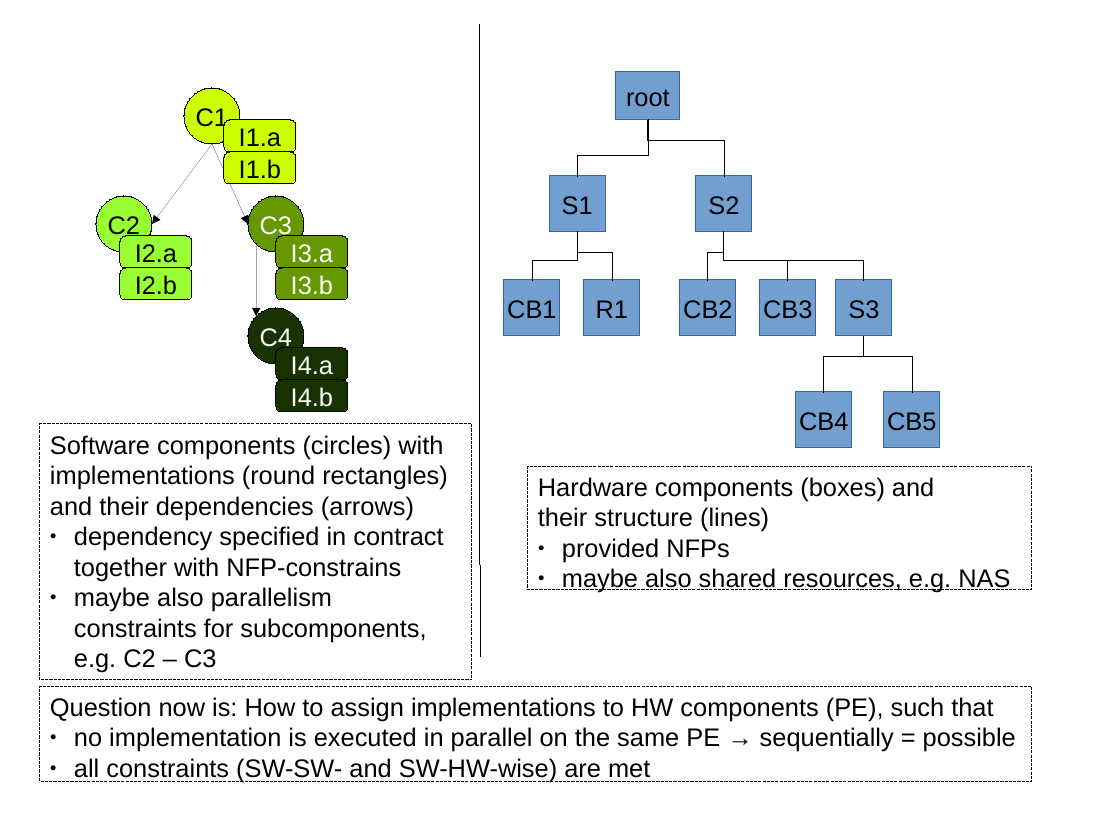
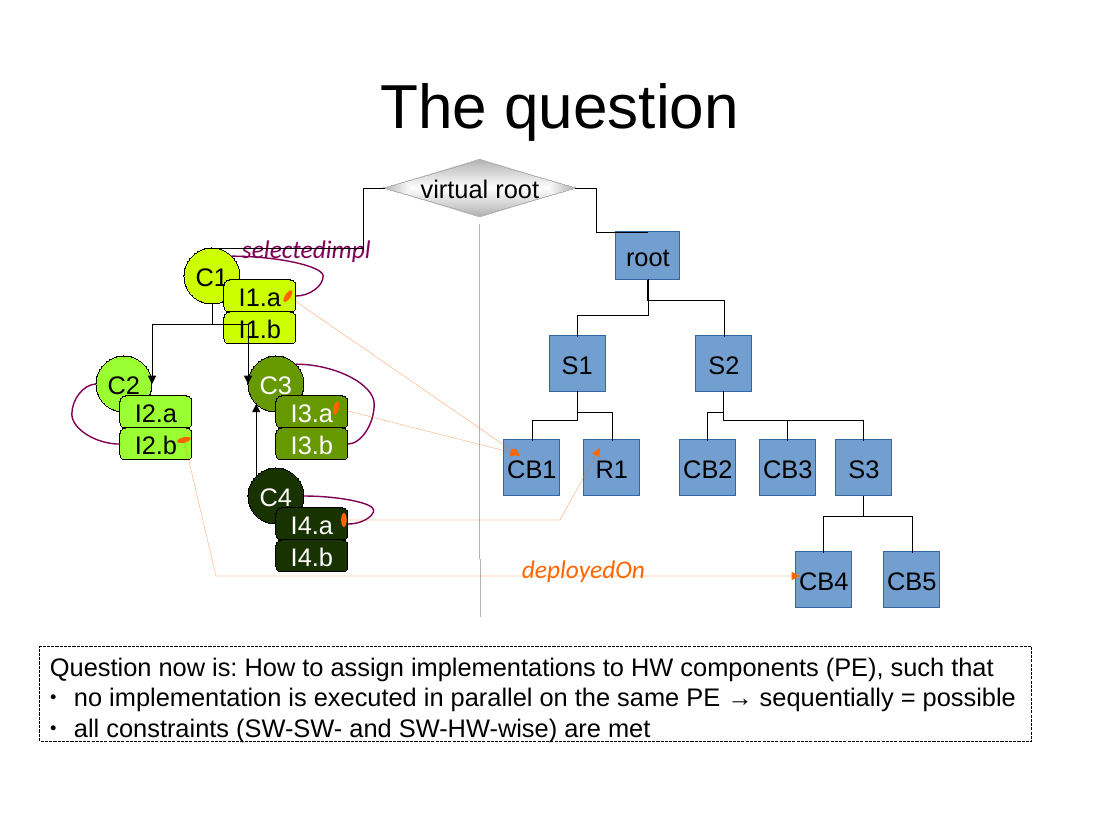
Before and after one commit to rene-schoene/racr-mquat, a slide deck: slide 4 of doc/the-problem.odp (slide 2 before the commit). Drawn at 1120x840 pixels with LibreOffice and Linux fonts; fonts in the diff are those of the drawing. Boxes give left, top, right and bottom in pixels: in the first picture for what was removed or moved away, otherwise in the second. Text is boxed around its words. In the diff, an @@ line names an element or a change of style, - is before the commit and + after.

Commit message:
Added titles, virtual root. Attempt to make notation clearer.

```diff
--- a/doc/the-problem.odp
+++ b/doc/the-problem.odp
@@ line removed from (480, 24) to (480, 657) @@
@@ title added at (x1=380, y1=83, x2=739, y2=139), 44 pt, text #000000 @@
+The question
@@ arrow removed from (212, 144) to (152, 225) @@
@@ arrow removed from (212, 144) to (248, 225) @@
@@ diamond added at (x1=384, y1=160, x2=576, y2=215), fill gradient #B2B2B2, outline #B2B2B2 0 pt, 18 pt, text #000000 @@
+virtual root
@@ elbow line added from (384, 188) to (212, 248), #000000 0 pt @@
@@ elbow line moved from (577, 176) - (648, 120) to (576, 188) - (648, 232) @@
@@ text added at (x1=242, y1=237, x2=371, y2=264), 18 pt, text #800055, italic @@
+selectedimpl
@@ line added from (480, 224) to (480, 616), #B2B2B2 0 pt @@
@@ curved line added from (232, 256) to (296, 296), #800055 0.99 pt @@
@@ arrow removed from (256, 244) to (256, 316) @@
@@ double arrow added from (288, 296) to (520, 456), #FF6600 0 pt @@
@@ elbow line moved from (577, 232) - (612, 281) to (577, 336) - (648, 281) @@
@@ elbow line moved from (789, 281) - (725, 232) to (648, 281) - (725, 336) @@
@@ elbow arrow added from (212, 304) to (152, 384), #000000 0 pt @@
@@ elbow arrow added from (212, 304) to (248, 384), #000000 0 pt @@
@@ curved line added from (96, 384) to (120, 444), #800055 0.99 pt @@
@@ curved line added from (296, 364) to (349, 444), #800055 0.99 pt @@
@@ elbow arrow added from (256, 477) to (256, 403), #000000 0 pt @@
@@ double arrow added from (336, 409) to (519, 454), #FF6600 0 pt @@
@@ elbow line added from (577, 392) to (612, 440), #000000 0 pt @@
@@ 10 rectangles, 8 rounded rectangles, 5 elbow lines, 4 ellipses moved together from (x1=96, y1=72, x2=940, y2=448) to (x1=96, y1=232, x2=940, y2=608) @@
@@ elbow line moved from (648, 120) - (725, 176) to (789, 440) - (725, 392) @@
@@ rectangle removed at (x1=40, y1=424, x2=472, y2=680) @@
-Software components (circles) with implementations (round rectangles) and their dependencies (arrows)
-● dependency specified in contract
-  together with NFP-constrains
-● maybe also parallelism
-  constraints for subcomponents,
-  e.g. C2 – C3
@@ freeform shape added at (x1=184, y1=440, x2=800, y2=576), outline #FF6600 0 pt @@
@@ freeform shape added at (x1=345, y1=448, x2=601, y2=520), outline #FF6600 0 pt @@
@@ rectangle removed at (x1=528, y1=466, x2=1033, y2=590) @@
-Hardware components (boxes) and
-their structure (lines)
-● provided NFPs
-● maybe also shared resources, e.g. NAS
@@ curved line added from (304, 496) to (349, 524), #800055 0.99 pt @@
@@ text added at (x1=522, y1=560, x2=645, y2=582), 18 pt, text #FF6600, italic @@
+deployedOn
@@ rectangle "Question now is: How to ..." moved from (x1=40, y1=686, x2=1032, y2=782) to (x1=40, y1=646, x2=1032, y2=742) @@
```
Also in this commit, not shown: 4 other slides changed.
